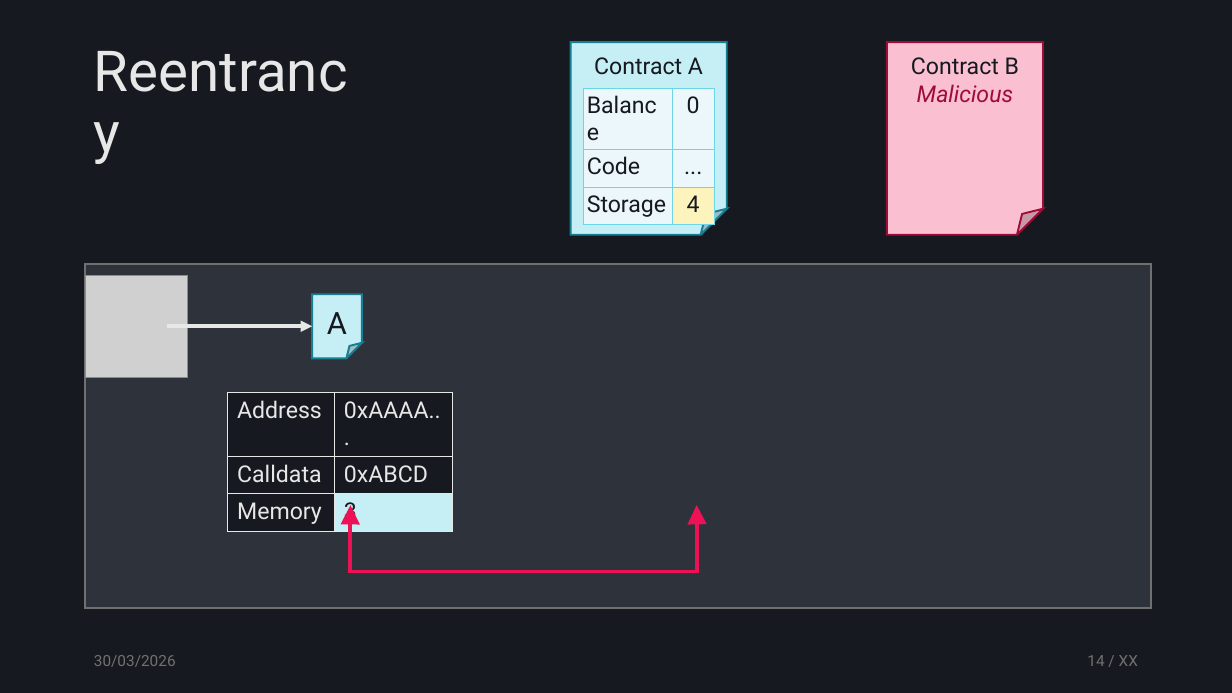
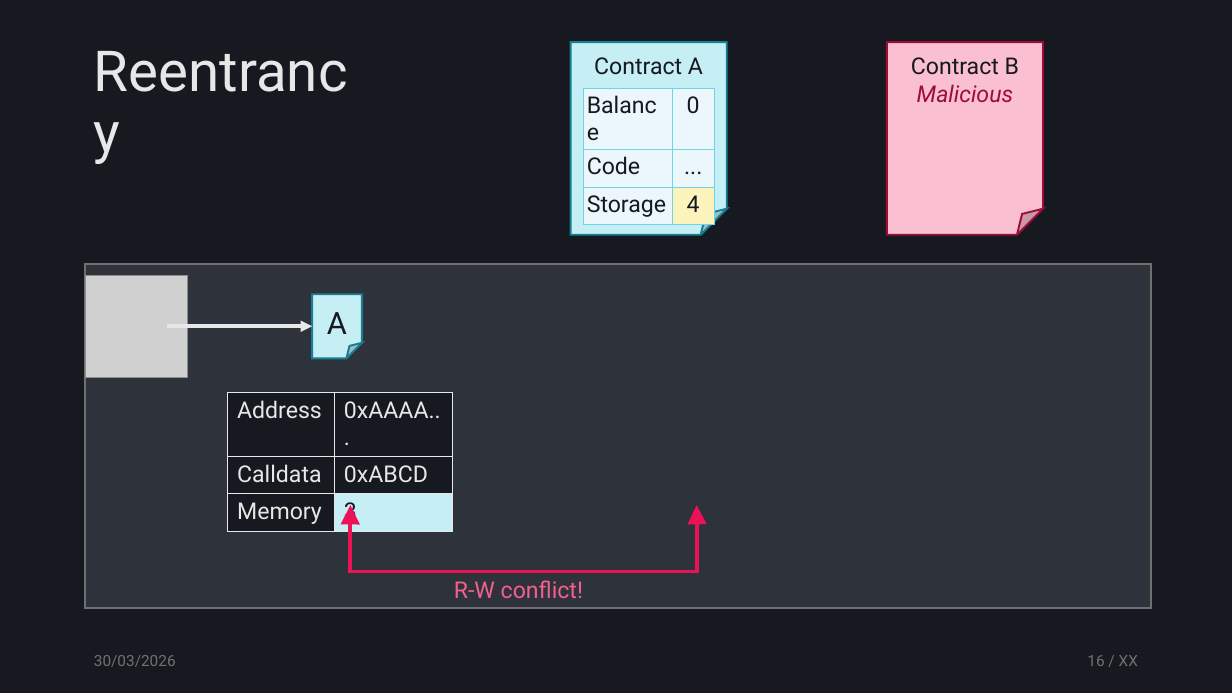
Before and after one commit to tzann/thesis, a slide deck: slide 16 of doc/presentation/Thesis.pptx (slide 14 before the commit). Drawn at 1232x693 pixels with LibreOffice and Linux fonts; fonts in the diff are those of the drawing; grey boxes stand for pictures. Boxes give left, top, right and bottom in pixels: in the first picture for what was removed or moved away, otherwise in the second. Text is boxed around its words. In the diff, an @@ line names an element or a change of style, - is before the commit and + after.

```diff
--- a/doc/presentation/Thesis.pptx
+++ b/doc/presentation/Thesis.pptx
@@ text added at bbox=[454, 580, 583, 598], 18 pt, text #F3608D @@
+R-W conflict!
@@ page number at bbox=[1087, 655, 1138, 666]: text changed @@
-14 / XX
+16 / XX
```
Also in this commit, not shown: 13 other slides changed, 16 slides added, 2 slides removed.
